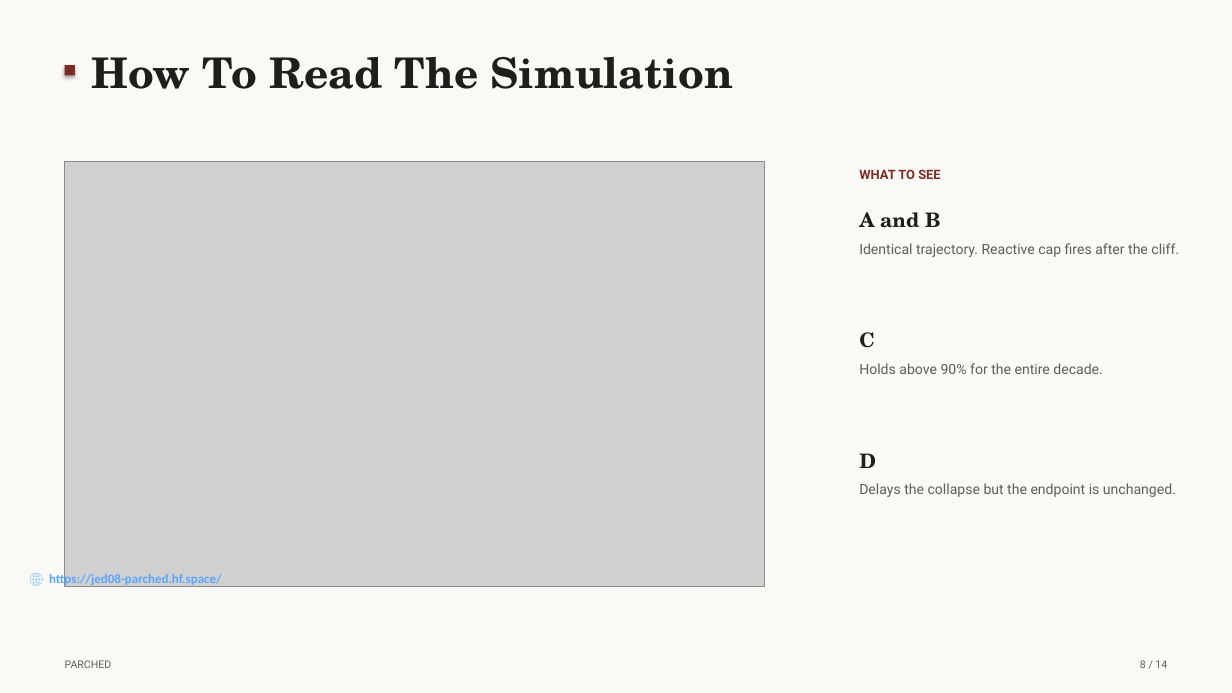
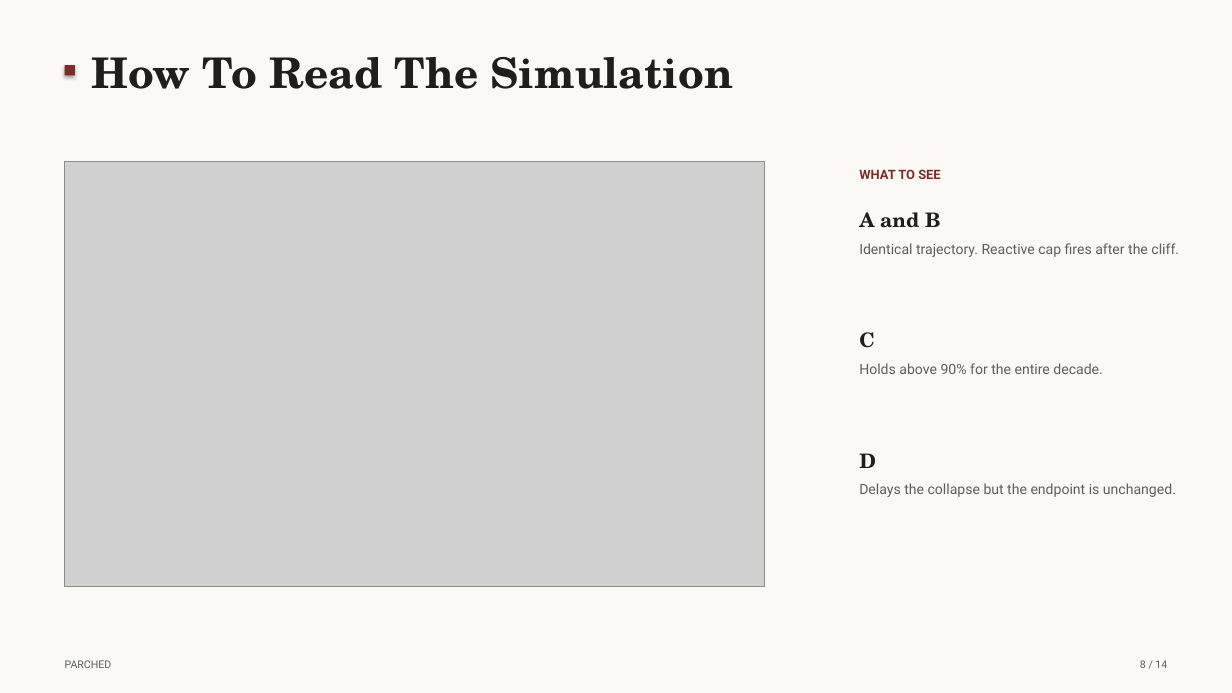
Before and after one commit to cup-noodlehS/ABM-project, a slide deck: slide 8 of presentation/PARCHED_final.pptx. Drawn at 1232x693 pixels with LibreOffice and Linux fonts; fonts in the diff are those of the drawing; grey boxes stand for pictures. Boxes give left, top, right and bottom in pixels: in the first picture for what was removed or moved away, otherwise in the second. Text is boxed around its words. In the diff, an @@ line names an element or a change of style, - is before the commit and + after.

```diff
--- a/presentation/PARCHED_final.pptx
+++ b/presentation/PARCHED_final.pptx
@@ text removed at [49,572,221,587] @@
-🌐 https://jed08-parched.hf.space/
```
Also in this commit, not shown: 4 other slides changed, 3 other files.
